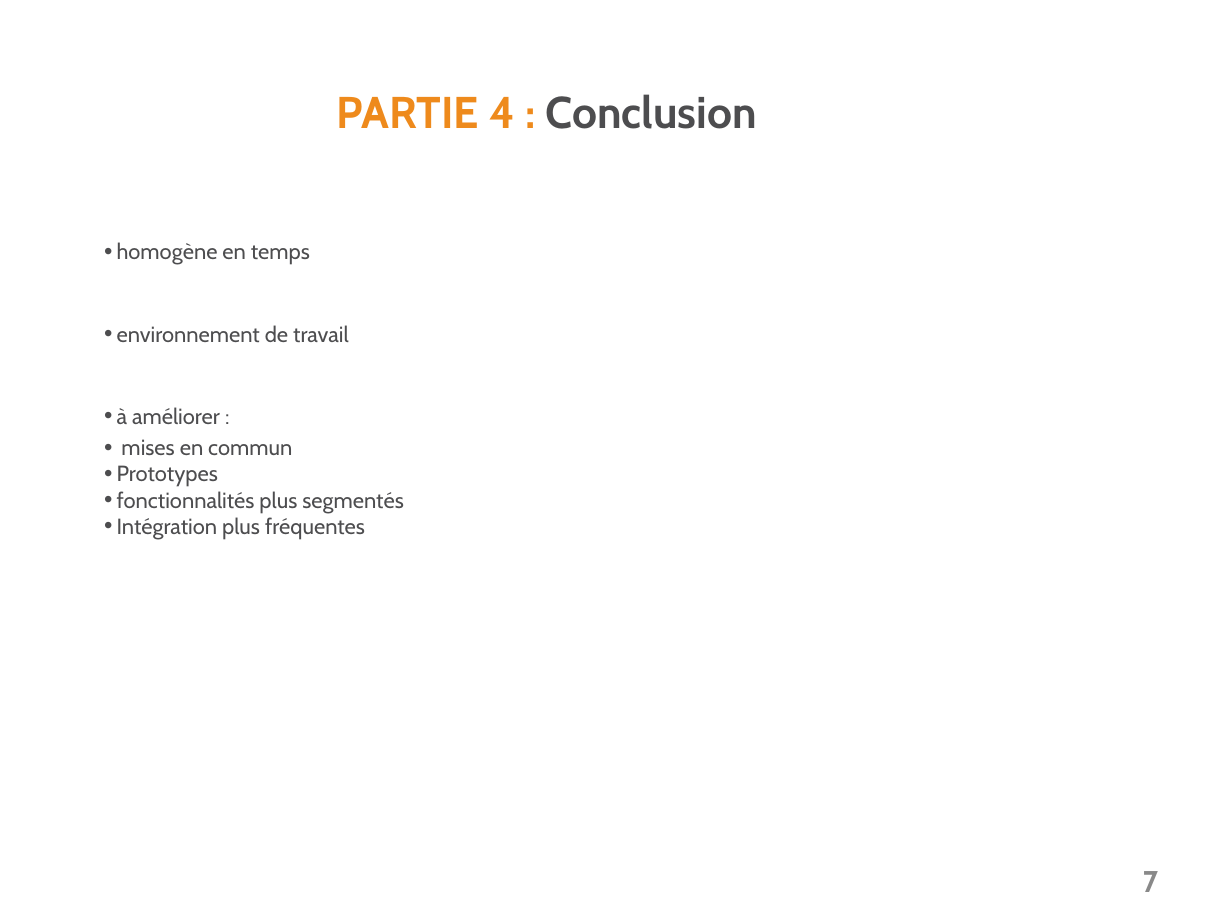
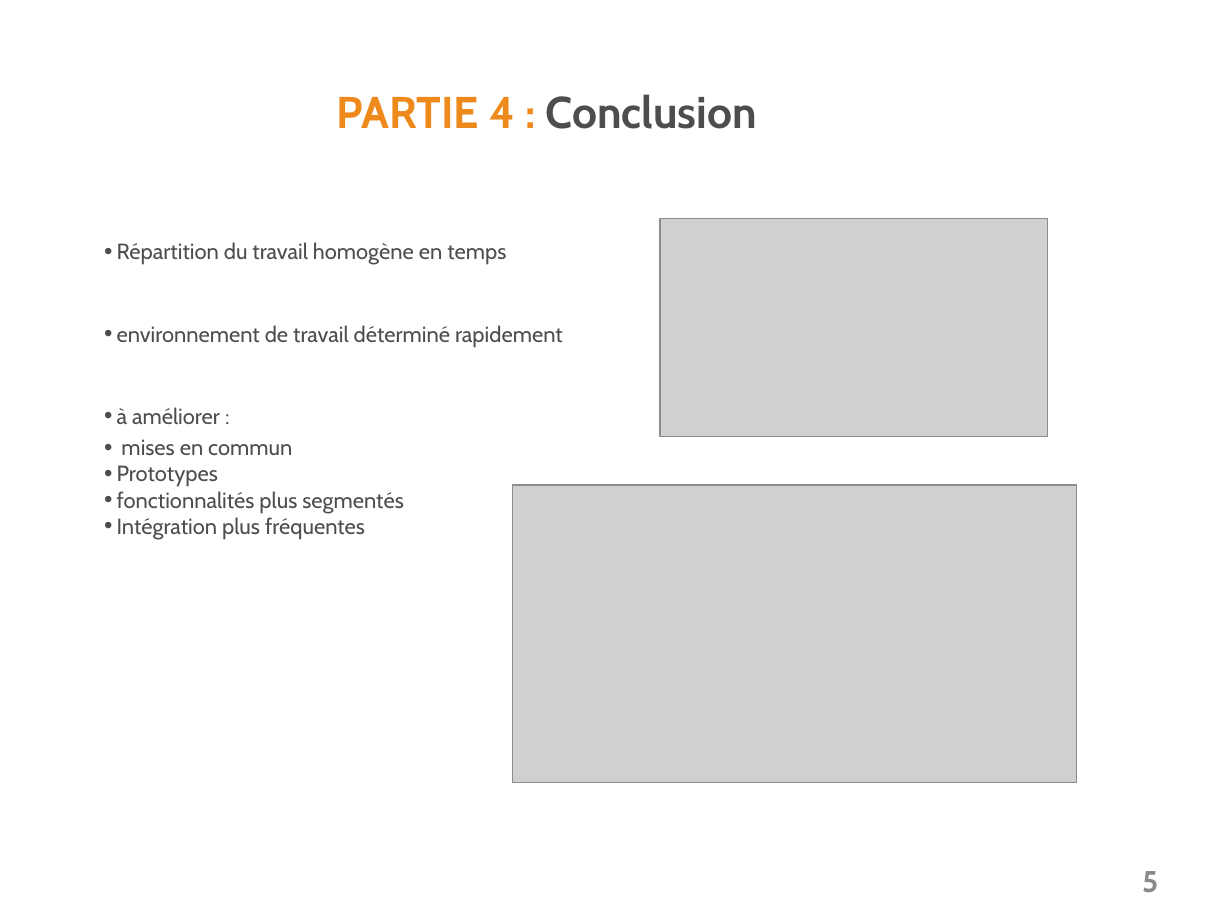
Before and after one commit to Steins7/MyLittleERP, a slide deck: slide 5 of Présentation CPO3.odp (slide 7 before the commit). Drawn at 1232x924 pixels with LibreOffice and Linux fonts; fonts in the diff are those of the drawing; grey boxes stand for pictures; background and template pictures are left out. Boxes give left, top, right and bottom in pixels: in the first picture for what was removed or moved away, otherwise in the second. Text is boxed around its words. In the diff, an @@ line names an element or a change of style, - is before the commit and + after.

```diff
--- a/Présentation CPO3.odp
+++ b/Présentation CPO3.odp
@@ picture added at box(660, 218, 1048, 436) @@
@@ text at box(117, 242, 563, 348): text changed @@
-• homogène en temps
-• environnement de travail
+• Répartition du travail homogène en temps
+• environnement de travail déterminé rapidement
@@ picture added at box(513, 485, 1077, 784) @@
@@ page number at box(1142, 871, 1158, 893): text changed @@
-7
+5
```
Also in this commit, not shown: 2 other slides changed, 2 slides removed.
